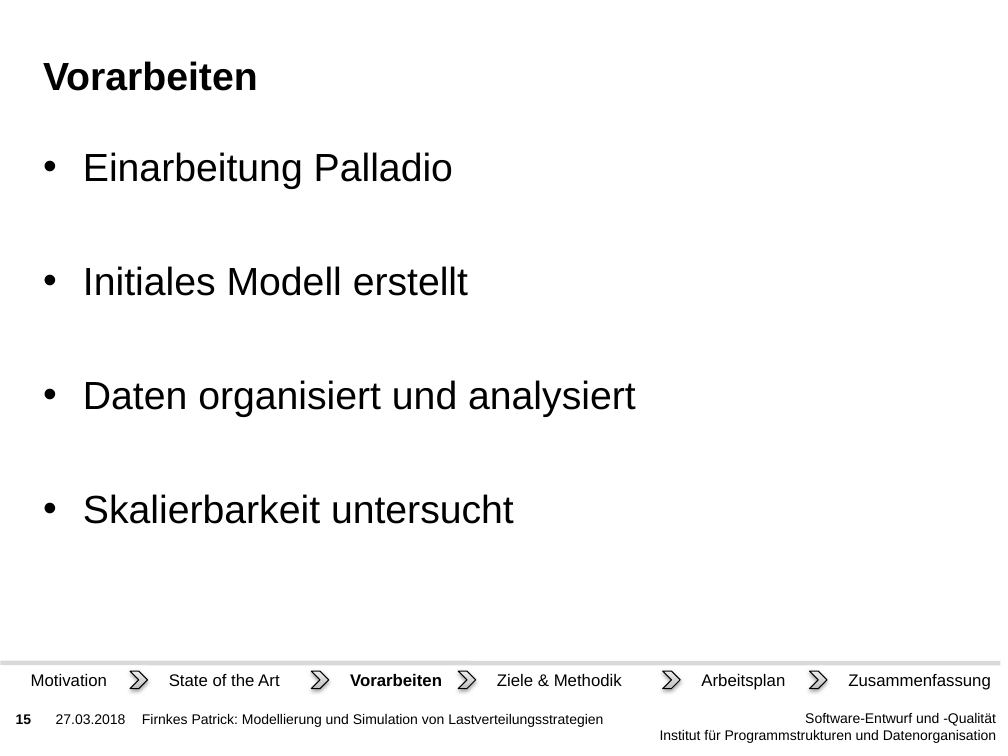
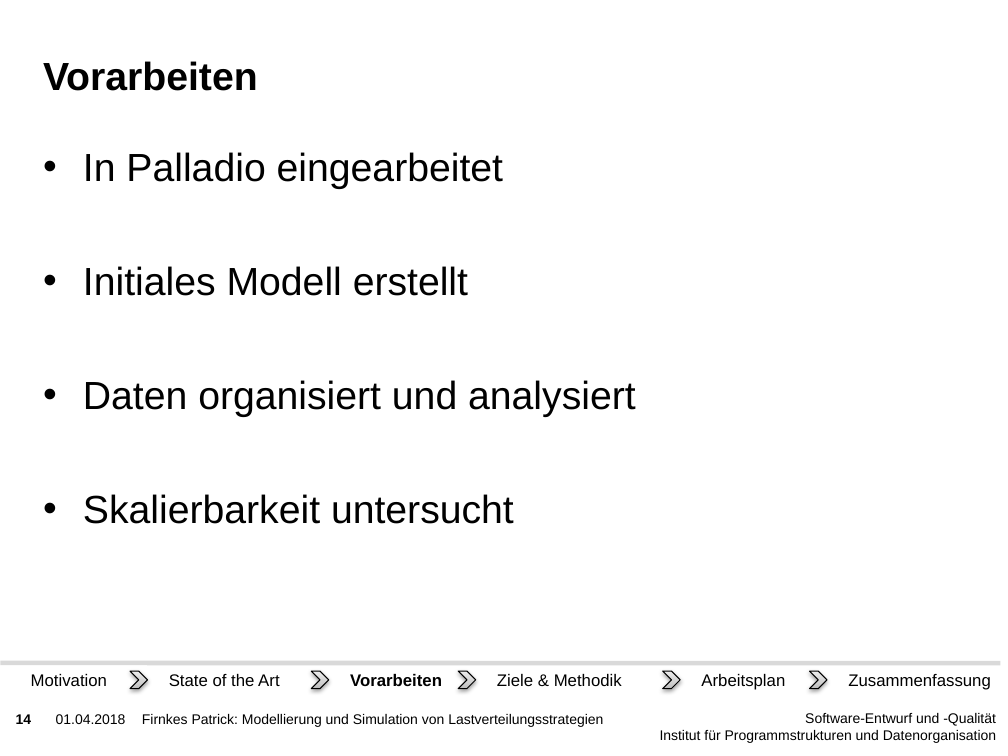
Before and after one commit to PatFirn/wlcg-loadbalancing, a slide deck: slide 14 of presentations/projekt-antrag.pptx (slide 15 before the commit). Drawn at 1008x756 pixels with LibreOffice and Linux fonts; fonts in the diff are those of the drawing; background and template pictures are left out. Boxes give left, top, right and bottom in pixels: in the first picture for what was removed or moved away, otherwise in the second. Text is boxed around its words. In the diff, an @@ line names an element or a change of style, - is before the commit and + after.

```diff
--- a/presentations/projekt-antrag.pptx
+++ b/presentations/projekt-antrag.pptx
@@ text at (83, 152, 503, 189): text changed @@
-• Einarbeitung Palladio
+• In Palladio eingearbeitet
@@ page number at (16, 714, 32, 724): text changed @@
-15
+14
@@ text at (56, 714, 126, 724): text changed @@
-27.03.2018
+01.04.2018
```
Also in this commit, not shown: 32 other slides changed, 4 slides added.
